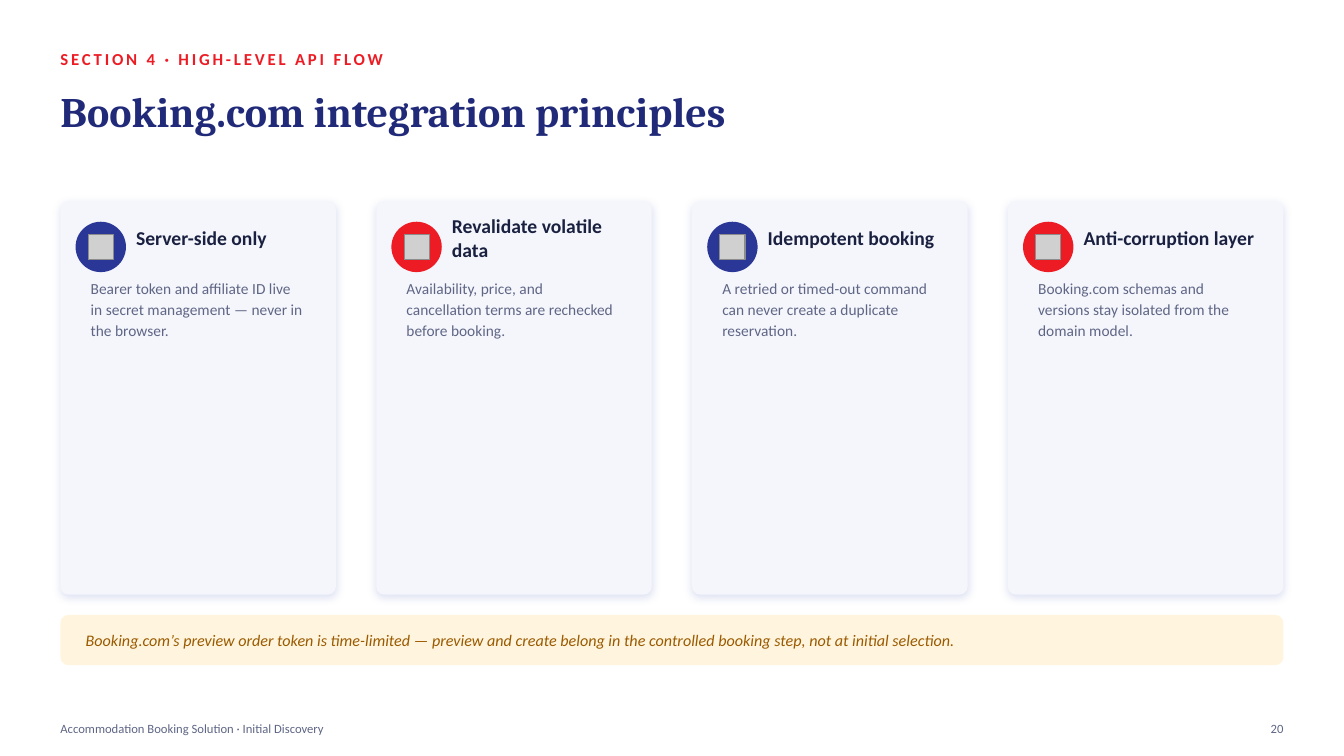
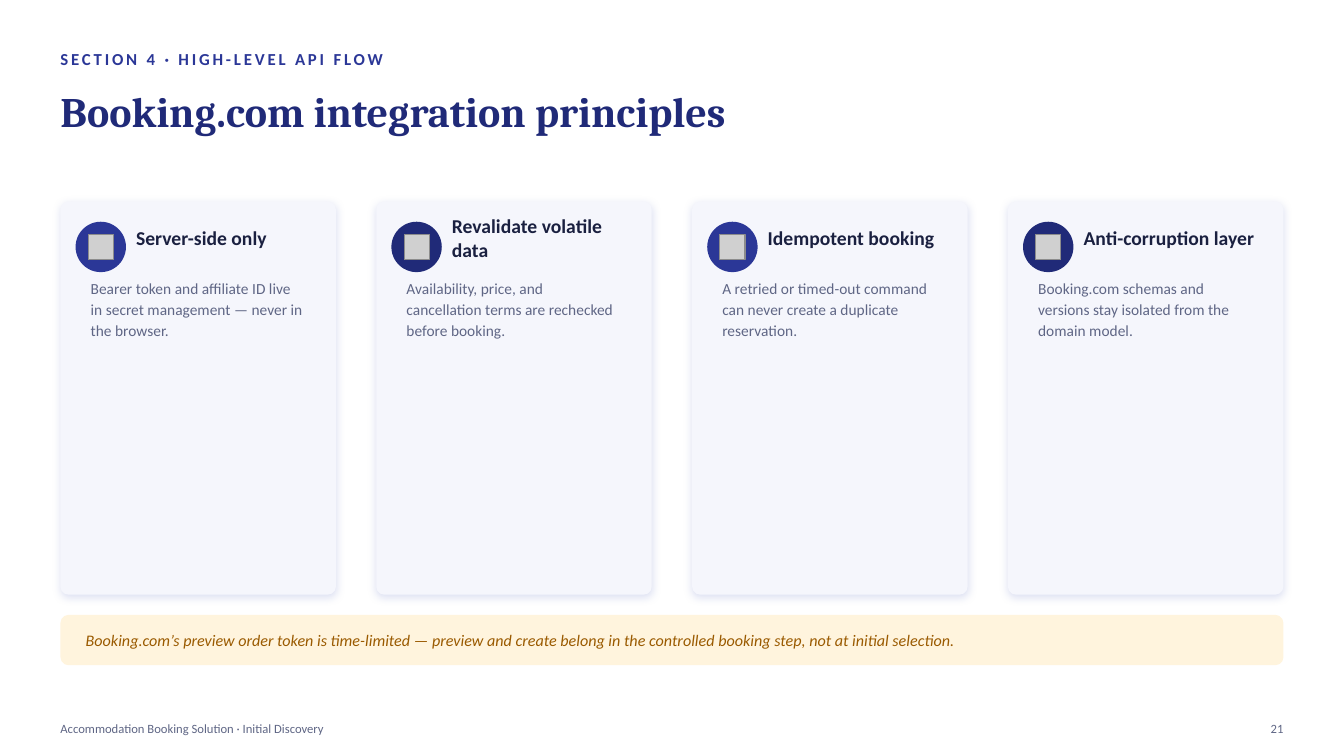
Before and after one commit to mohitkanwar/Accomodation-Booking-Solution, a slide deck: slide 22 of deck/Accommodation-Booking-Solution-Discovery-Presentation.pptx (slide 21 before the commit). Drawn at 1344x756 pixels with LibreOffice and Linux fonts; fonts in the diff are those of the drawing; grey boxes stand for pictures. Boxes give left, top, right and bottom in pixels: in the first picture for what was removed or moved away, otherwise in the second. Text is boxed around its words. In the diff, an @@ line names an element or a change of style, - is before the commit and + after.

```diff
--- a/deck/Accommodation-Booking-Solution-Discovery-Presentation.pptx
+++ b/deck/Accommodation-Booking-Solution-Discovery-Presentation.pptx
@@ text "SECTION 4 · HIGH-LEVEL API ..." at (60, 54, 383, 65): text colour #ED1C24 to #2B3797 @@
@@ ellipse at (391, 222, 442, 272): fill #ED1C24 to #202A78 @@
@@ ellipse at (1023, 222, 1074, 272): fill #ED1C24 to #202A78 @@
@@ text at (1271, 725, 1284, 733): text changed @@
-20
+21
```
Also in this commit, not shown: 30 other slides changed, 1 slide added, 6 other files.
